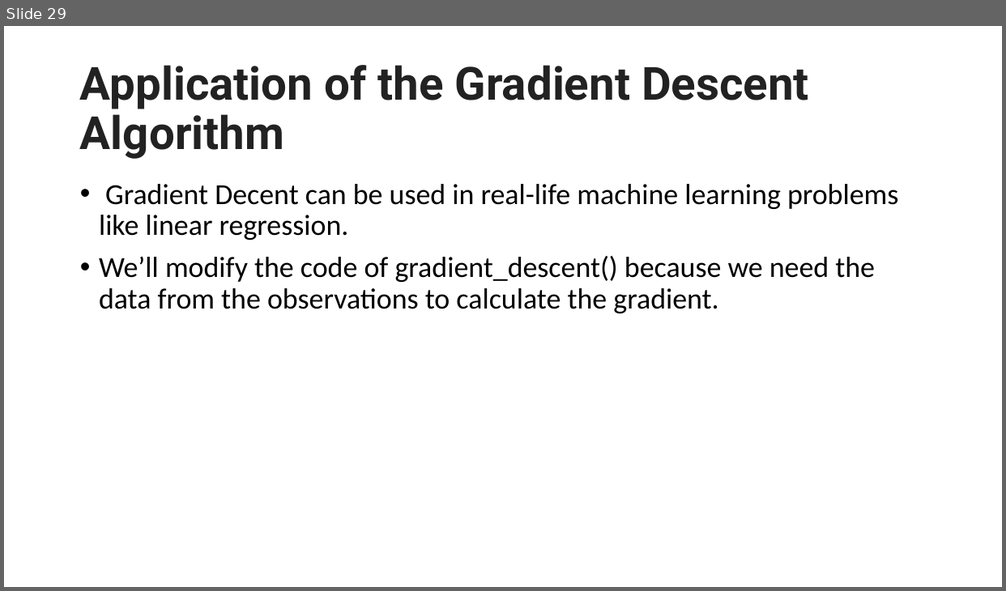
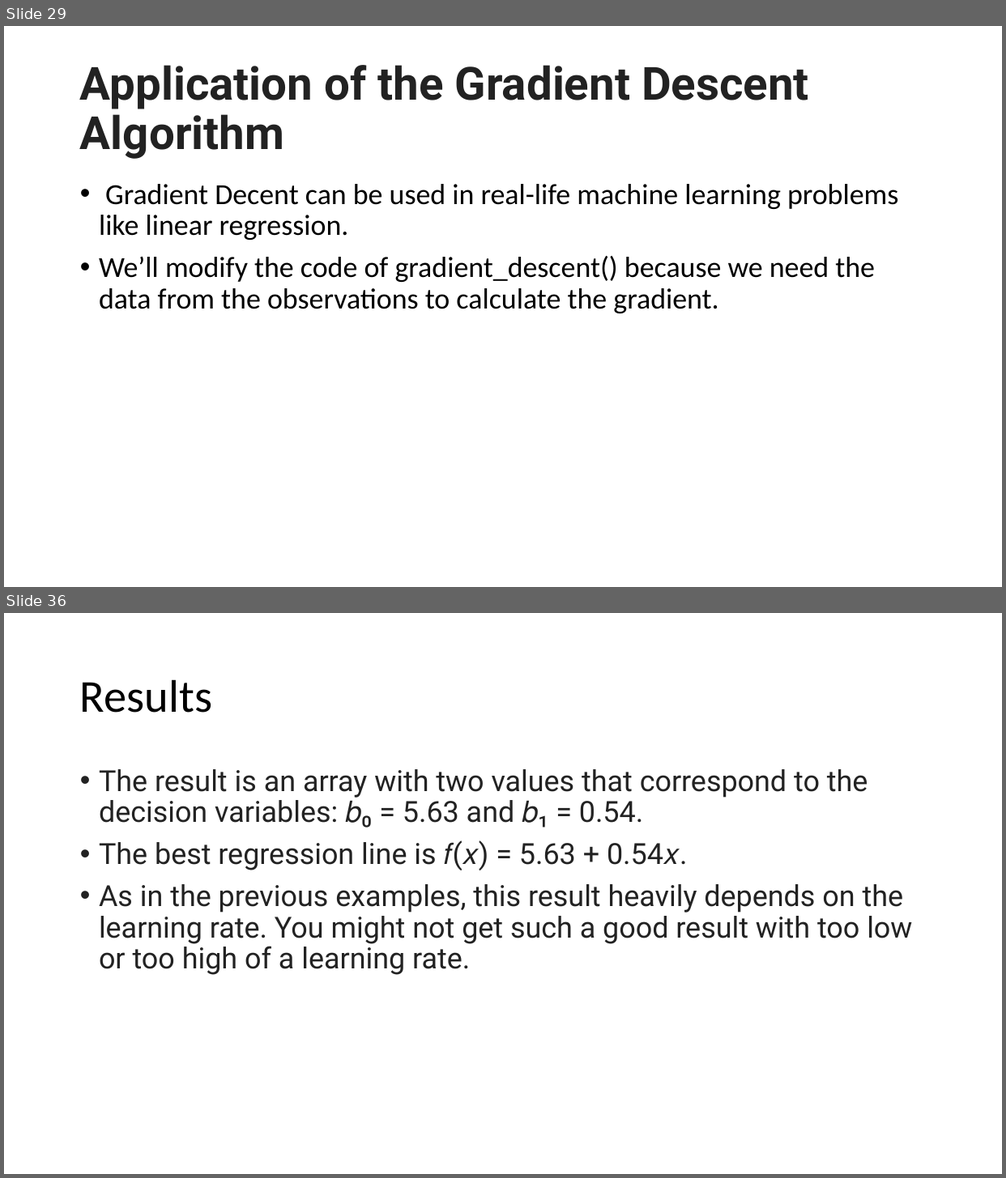
Before and after one commit to motazsaad/Math-Statistics-DataScience, a slide deck: slides/Stochastic Gradient Descent Algorithm.pptx. Shown one above the other, each under a label of ours: slide 29 before the commit, slides 29 and 36 after it; the slides between them are not shown. The pictures are 1006x591 and 1006x1178 pixels, drawn with LibreOffice and Linux fonts; fonts in the diff are those of the drawing. Boxes give left, top, right and bottom in pixels: in the first picture for what was removed or moved away, otherwise in the second. Text is boxed around its words. In the diff, an @@ line names an element or a change of style, - is before the commit and + after.

```diff
--- a/slides/Stochastic Gradient Descent Algorithm.pptx
+++ b/slides/Stochastic Gradient Descent Algorithm.pptx
@@ slide 36 added at box(4, 613, 1002, 1174), background #FFFFFF @@
@@ title added at box(80, 679, 212, 713), 44 pt, text #000000 @@
+Results
@@ text added at box(99, 769, 912, 975), 28 pt, text #222222 @@
+• The result is an array with two values that correspond to the decision variables: 𝑏₀ = 5.63 and 𝑏₁ = 0.54.
+• The best regression line is 𝑓(𝑥) = 5.63 + 0.54𝑥.
+• As in the previous examples, this result heavily depends on the learning rate. You might not get such a good result with too low or too high of a learning rate.
```
Also in this commit, not shown: 1 slide changed, 5 other slides added, 6 slides removed.
